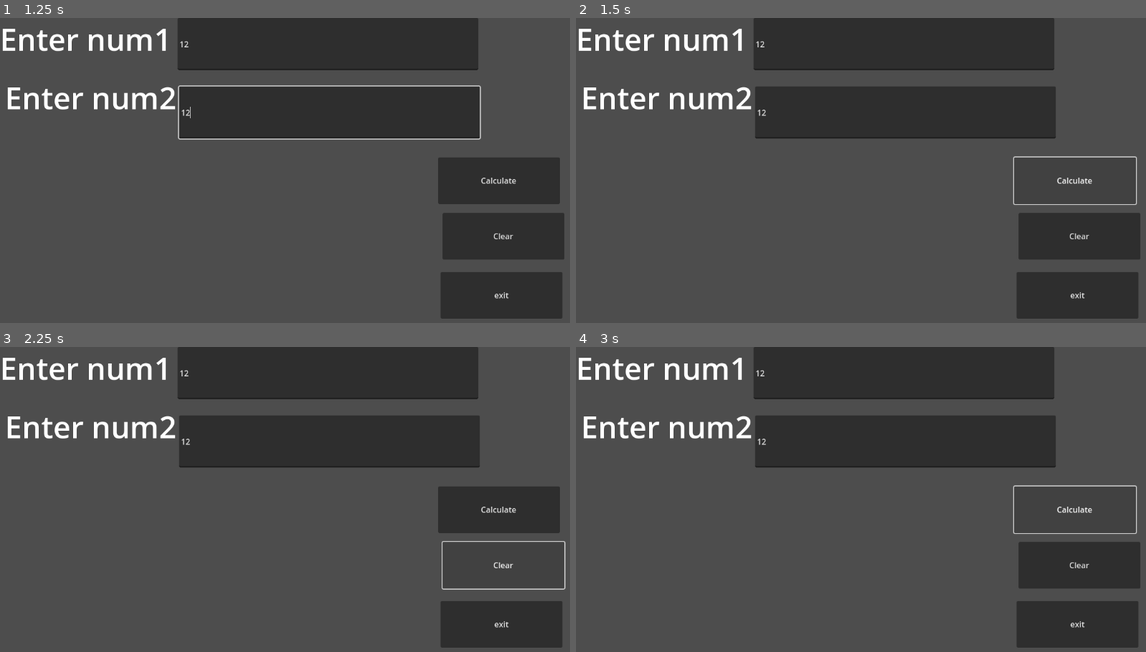
Above: before the commit, frames 1-4 (two rows, left to right).
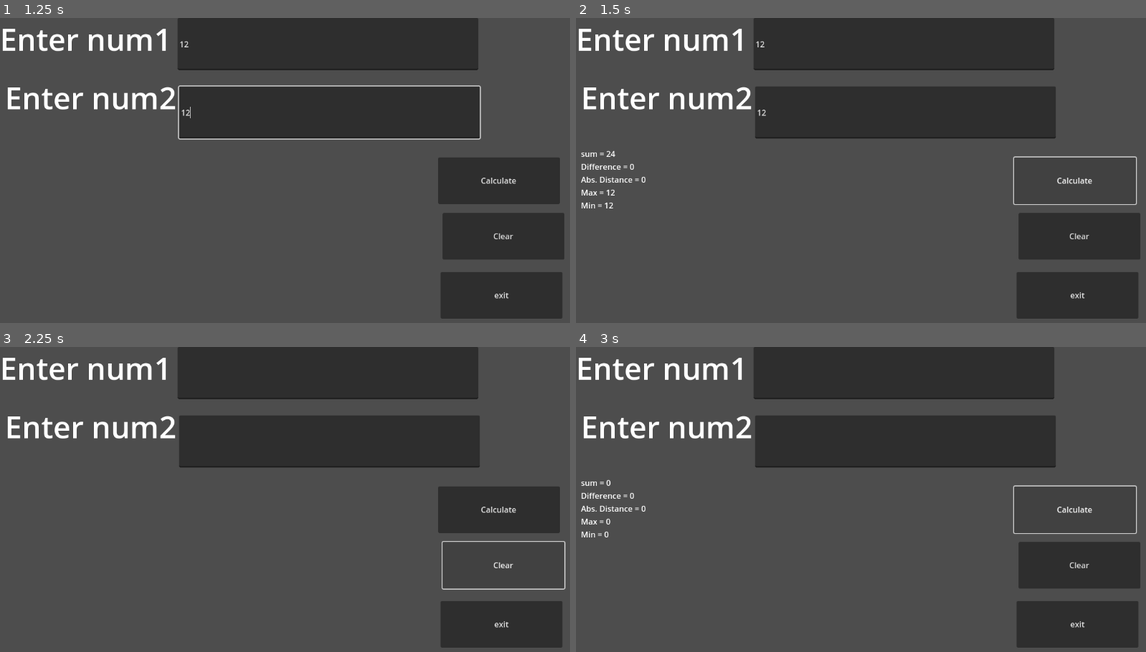
Above: after the commit, the same moments.

Repository: CasperL1/Game-design-1
Game: Godot game, scene res://prog_88a.tscn
Two runs of this game, one before a commit and one after it. Both use one fixed random seed, a clock stepped at 60 frames per second and the inputs below. This scene is started directly instead of the project's main scene.
Inputs (mouse positions are in pixels of both pictures, inside the frame that each line leads up to):
- Up to frame 1 (1.25 s): click (330, 45) at 0.52 s; type "12" at 0.6 s; click (330, 112) at 0.75 s; type "12" at 0.83 s
- Up to frame 2 (1.5 s): click "Calculate" at 1.25 s
- Up to frame 3 (2.25 s): click "Clear" at 2 s
- Up to frame 4 (3 s): click "Calculate" at 2.75 s

Frame 1 is identical in both runs. In frame 2, 0.4% of the frame differs, in the area x 0-13%, y 43-63%; in frame 3, less than 0.1%; in frame 4, 0.4%, in the area x 0-34%, y 7-63%.
Error before the commit: Parse Error: Expected end of statement after expression, found "Identifier" instead. (res://prog88a.gd:16)

Commit message:
update 9/14

Diff:
--- a/prog88a.gd
+++ b/prog88a.gd
@@ -13,12 +13,12 @@
 
 func _on_btncalc_pressed():
 	var num1 = int($txtnum1.text)
-	Var num2 = int($txtnum2.text)
-	Var sum = num1 + num2
-	Var diff = num1 - num2
-	Var abs = abs(diff)
-	Var max = 0
-	Var min = 0
+	var num2 = int($txtnum2.text)
+	var sum = num1 + num2
+	var diff = num1 - num2
+	var abs = abs(diff)
+	var max = 0
+	var min = 0
 	if num1 > num2:
 		max = num1
 	else:
@@ -27,8 +27,18 @@
 		min = num2
 	else:
 		min = num1
-	$lblout.text = "sum = " + str(Sum) + \
-				"\nDifference = " + str(Diff) + \
+	$lblout.text = "sum = " + str(sum) + \
+				"\nDifference = " + str(diff) + \
 				"\nAbs. Distance = " + str(abs) + \
 				"\nMax = " + str(max) + \
 				"\nMin = " + str(min)
+
+
+func _on_btnexit_pressed():
+	get_tree().quit()
+
+
+func _on_btnclear_pressed():
+	$txtnum1.text = ""
+	$txtnum2.text = ""
+	$lblout.text = ""
--- a/prog_88a.tscn
+++ b/prog_88a.tscn
@@ -75,3 +75,5 @@
 text = "exit"
 
 [connection signal="pressed" from="btncalc" to="." method="_on_btncalc_pressed"]
+[connection signal="pressed" from="btnclear" to="." method="_on_btnclear_pressed"]
+[connection signal="pressed" from="btnexit" to="." method="_on_btnexit_pressed"]
